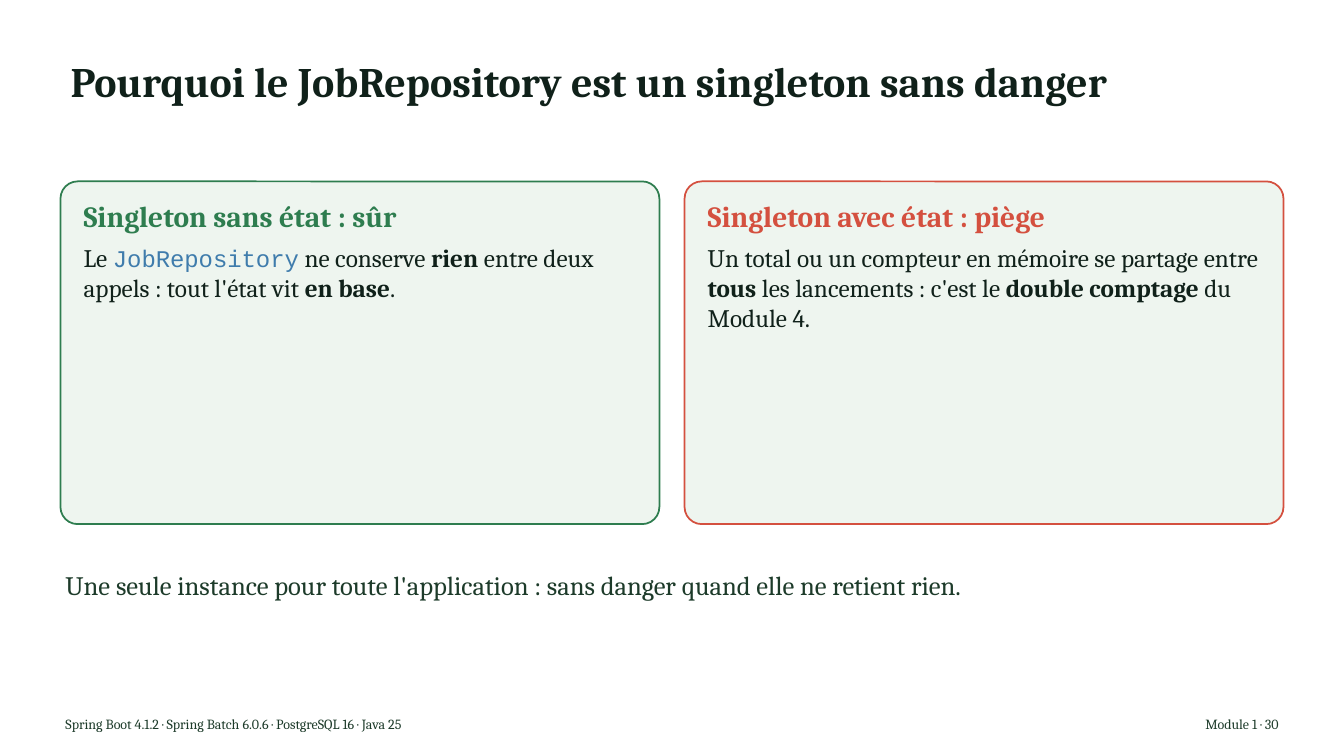
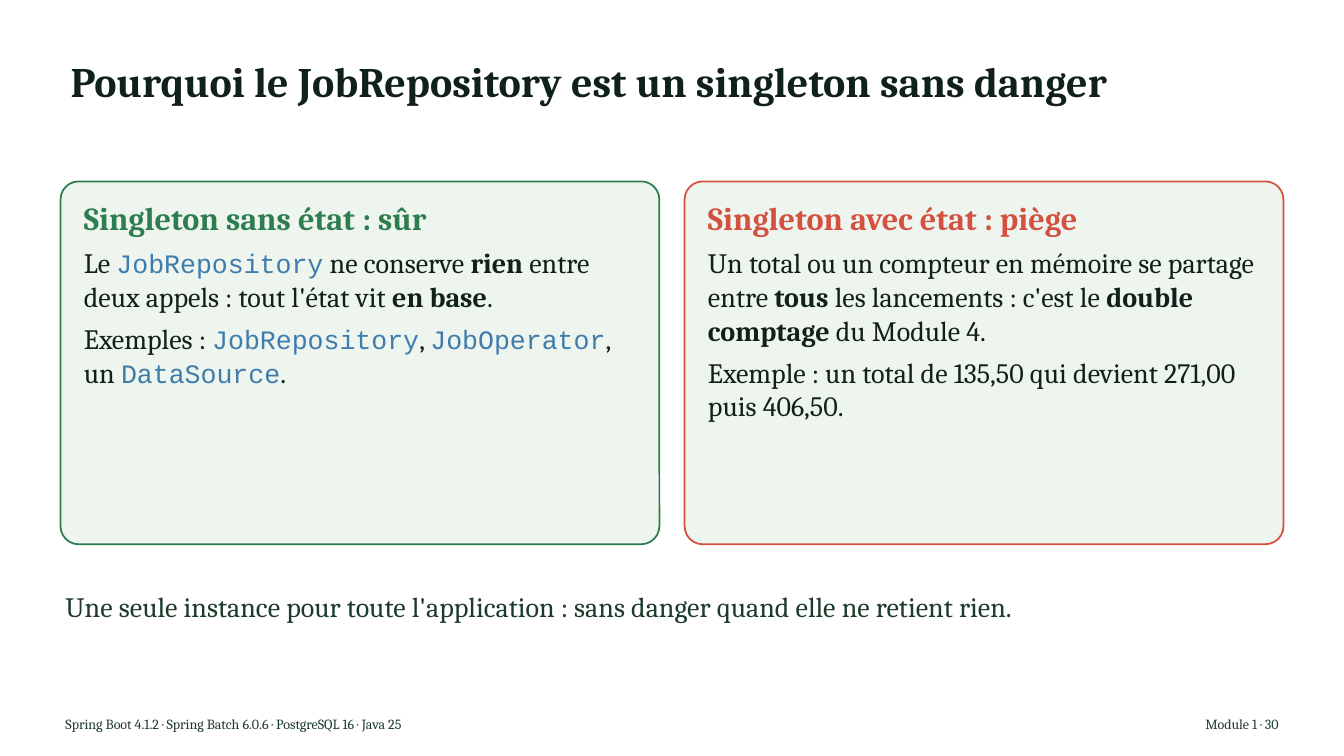
Before and after one commit to NaoufalHightech/tp-spring-batch, a slide deck: slide 27 of pptx/build/Spring_Batch_Module_1.pptx. Drawn at 1344x756 pixels with LibreOffice and Linux fonts; fonts in the diff are those of the drawing. Boxes give left, top, right and bottom in pixels: in the first picture for what was removed or moved away, otherwise in the second. Text is boxed around its words. In the diff, an @@ line names an element or a change of style, - is before the commit and + after.

```diff
--- a/pptx/build/Spring_Batch_Module_1.pptx
+++ b/pptx/build/Spring_Batch_Module_1.pptx
@@ rounded rectangle "Singleton sans état : sûr": place and size @@
-rounded rectangle "Singleton sans état : sûr" at bbox=[60, 181, 659, 524]
+rounded rectangle "Singleton sans état : sûr" at bbox=[60, 181, 659, 544]
@@ text in rounded rectangle at bbox=[84, 207, 589, 313]: size 21 to 23 pt in "Singleton sans état : sûr"; size 18 to 20 pt in "Le ne conserve rien entre deux appels ..."; size 17.1 to 19 pt in "JobRepository" @@
@@ rounded rectangle "Singleton avec état : piège": place and size @@
-rounded rectangle "Singleton avec état : piège" at bbox=[685, 181, 1284, 524]
+rounded rectangle "Singleton avec état : piège" at bbox=[685, 181, 1284, 544]
@@ text in rounded rectangle at bbox=[708, 207, 1254, 347]: size 21 to 23 pt in "Singleton avec état : piège"; size 18 to 20 pt in "Un total ou un compteur en mémoire ..." @@
@@ text in rounded rectangle at bbox=[84, 329, 605, 384]: paragraph added @@
+Exemples : JobRepository, JobOperator, un DataSource.
@@ text in rounded rectangle at bbox=[708, 363, 1235, 422]: paragraph added @@
+Exemple : un total de 135,50 qui devient 271,00 puis 406,50.
@@ text "Une seule instance pour toute ...": place and size @@
-text "Une seule instance pour toute ..." at bbox=[65, 576, 961, 601]
+text "Une seule instance pour toute ..." at bbox=[65, 597, 1012, 623]
@@ text "Une seule instance pour toute ..." at bbox=[65, 597, 1012, 623]: size 19 to 20 pt @@
```
Also in this commit, not shown: 22 other slides changed, 10 other files.
